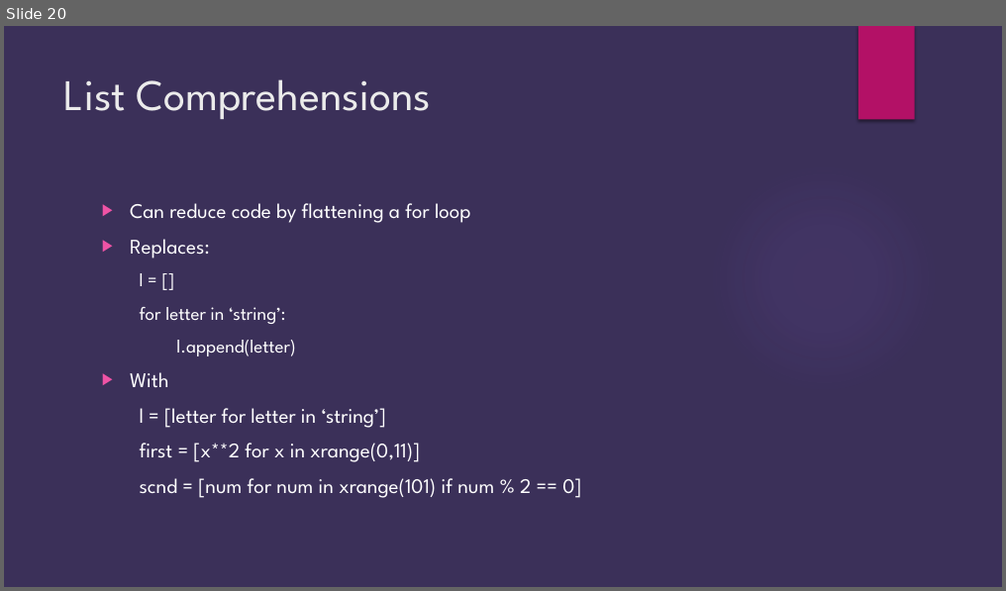
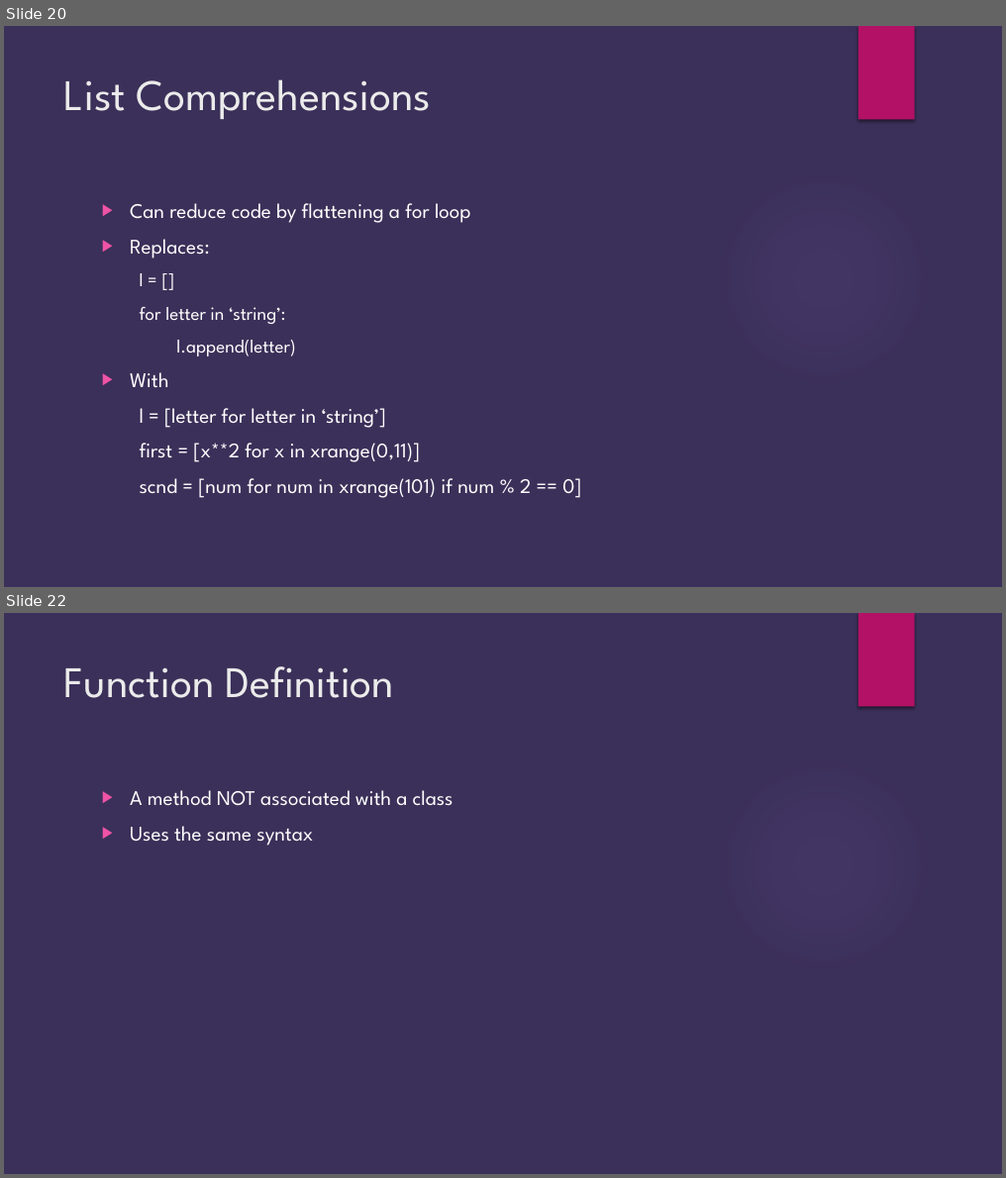
Before and after one commit to brianjgrier/Python-Overview, a slide deck: Python Introduction.pptx. Shown one above the other, each under a label of ours: slide 20 before the commit, slides 20 and 22 after it; the slides between them are not shown. The pictures are 1006x591 and 1006x1178 pixels, drawn with LibreOffice and Linux fonts; fonts in the diff are those of the drawing; background and template pictures are left out. Boxes give left, top, right and bottom in pixels: in the first picture for what was removed or moved away, otherwise in the second. Text is boxed around its words. In the diff, an @@ line names an element or a change of style, - is before the commit and + after.

```diff
--- a/Python Introduction.pptx
+++ b/Python Introduction.pptx
@@ slide 22 added at (x1=4, y1=613, x2=1002, y2=1174), background #3B3059; not listed: 2 template elements that a slide beside it also shows @@
@@ title added at (x1=64, y1=666, x2=394, y2=698), 42 pt, text #EBEBEB @@
+Function Definition
@@ text added at (x1=130, y1=790, x2=453, y2=846), 20 pt, text #FFFFFF @@
+▶ A method NOT associated with a class
+▶ Uses the same syntax
```
Also in this commit, not shown: 12 slides changed, 2 other slides added.
